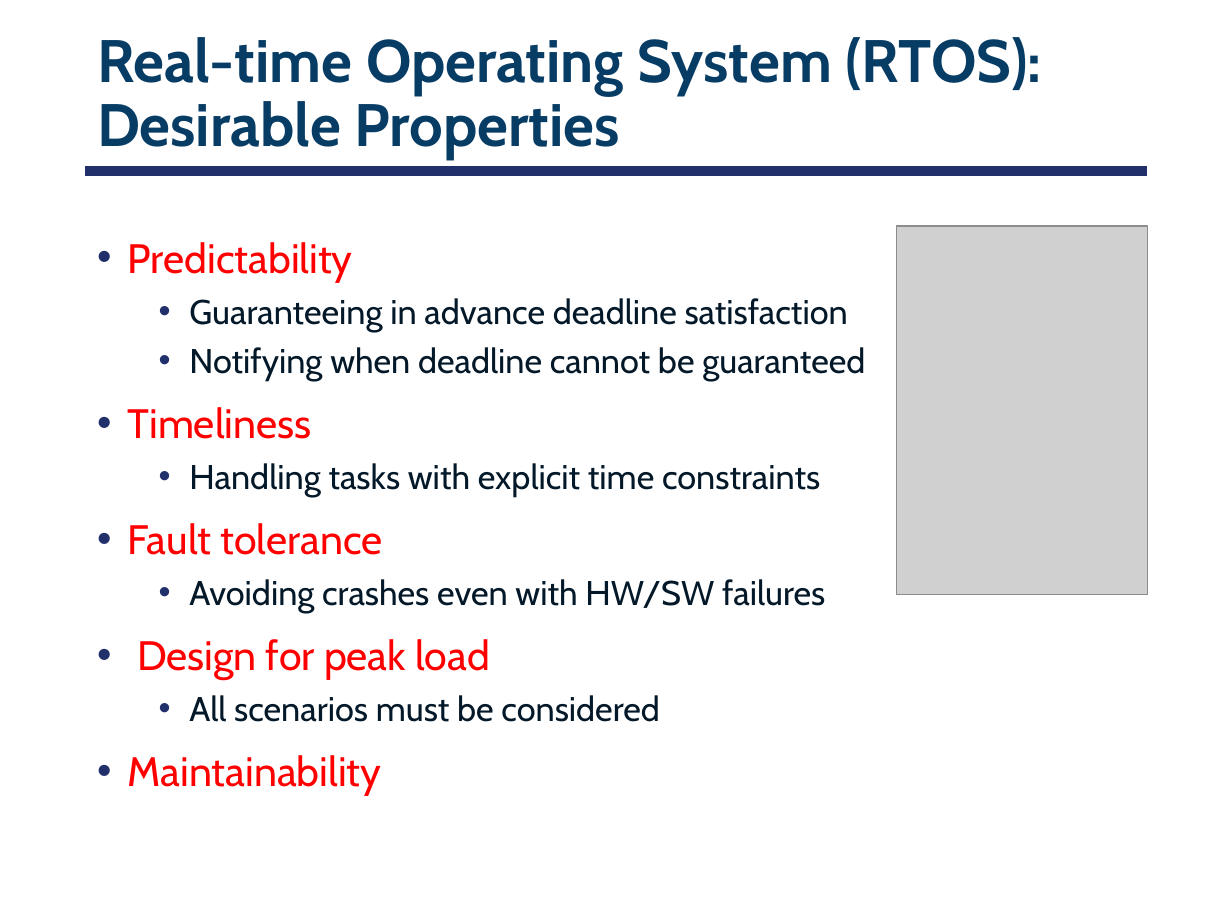
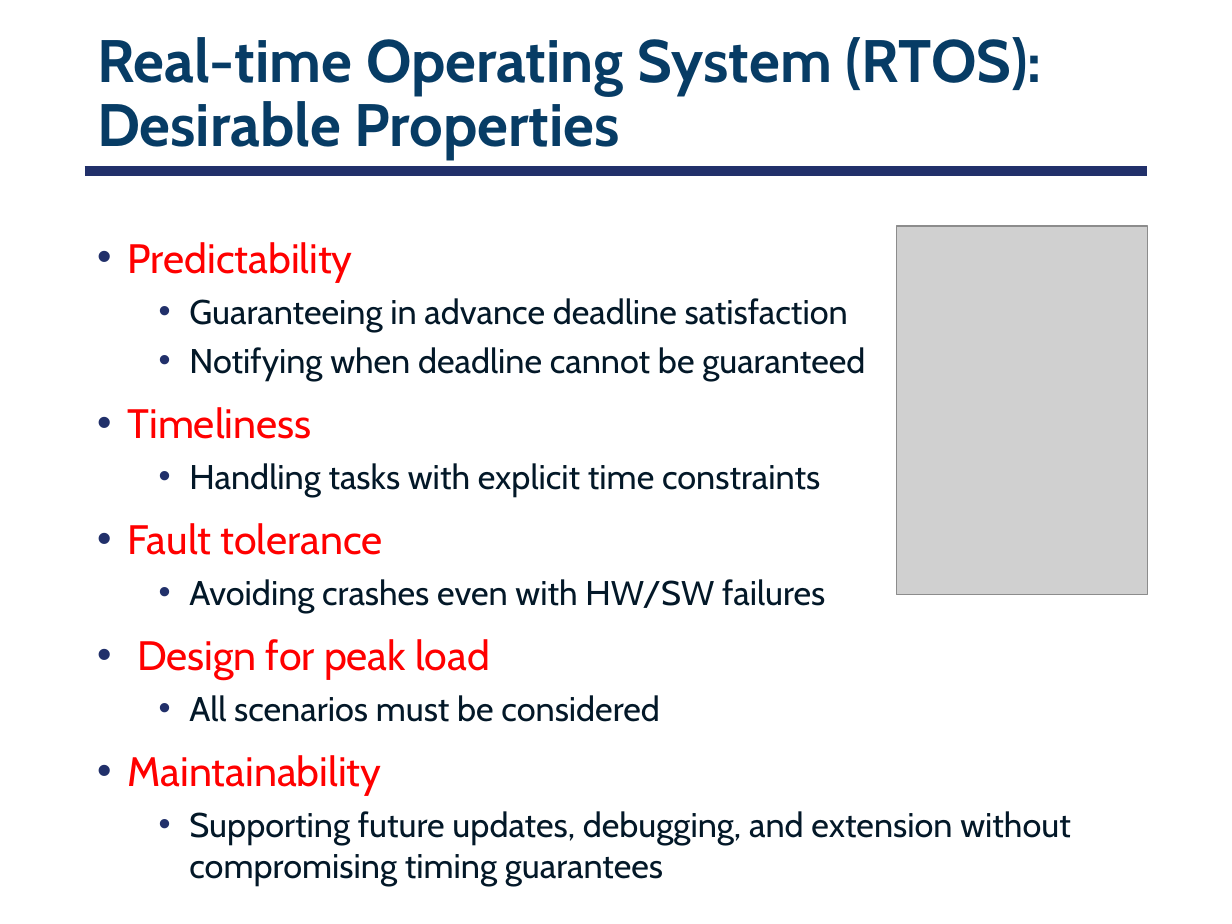
Before and after one commit to smajidzahedi/ECE350, a slide deck: slide 8 of Lectures/06-realtime.pptx. Drawn at 1232x924 pixels with LibreOffice and Linux fonts; fonts in the diff are those of the drawing; grey boxes stand for pictures. Boxes give left, top, right and bottom in pixels: in the first picture for what was removed or moved away, otherwise in the second. Text is boxed around its words. In the diff, an @@ line names an element or a change of style, - is before the commit and + after.

```diff
--- a/Lectures/06-realtime.pptx
+++ b/Lectures/06-realtime.pptx
@@ text at (189,811,1071,887): paragraph added @@
+  • Supporting future updates, debugging, and extension without compromising timing guarantees
```
Also in this commit, not shown: 2 other slides changed, 3 other files.
